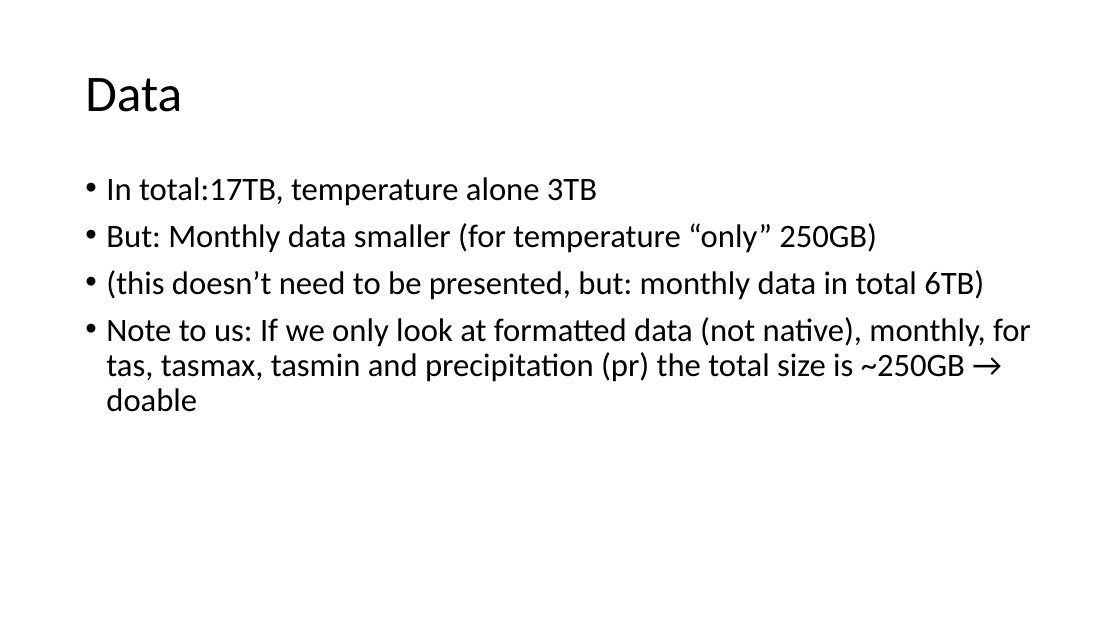
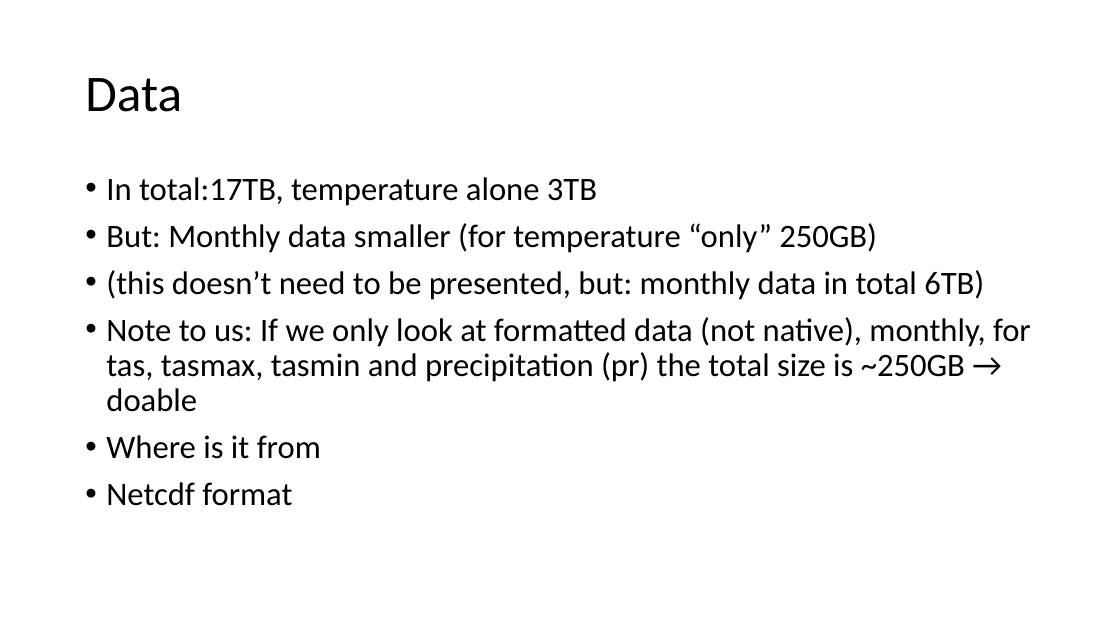
Before and after one commit to fussballball/stat222, a slide deck: slide 4 of Presentation 1 Climate Change Problem.pptx (slide 5 before the commit). Drawn at 1120x630 pixels with LibreOffice and Linux fonts; fonts in the diff are those of the drawing. Boxes give left, top, right and bottom in pixels: in the first picture for what was removed or moved away, otherwise in the second. Text is boxed around its words. In the diff, an @@ line names an element or a change of style, - is before the commit and + after.

```diff
--- a/Presentation 1 Climate Change Problem.pptx
+++ b/Presentation 1 Climate Change Problem.pptx
@@ text at [106,435,321,506]: paragraphs added @@
+• Where is it from
+• Netcdf format
```
Also in this commit, not shown: 2 other slides changed, 1 slide added, 1 slide removed, 1 other file.
